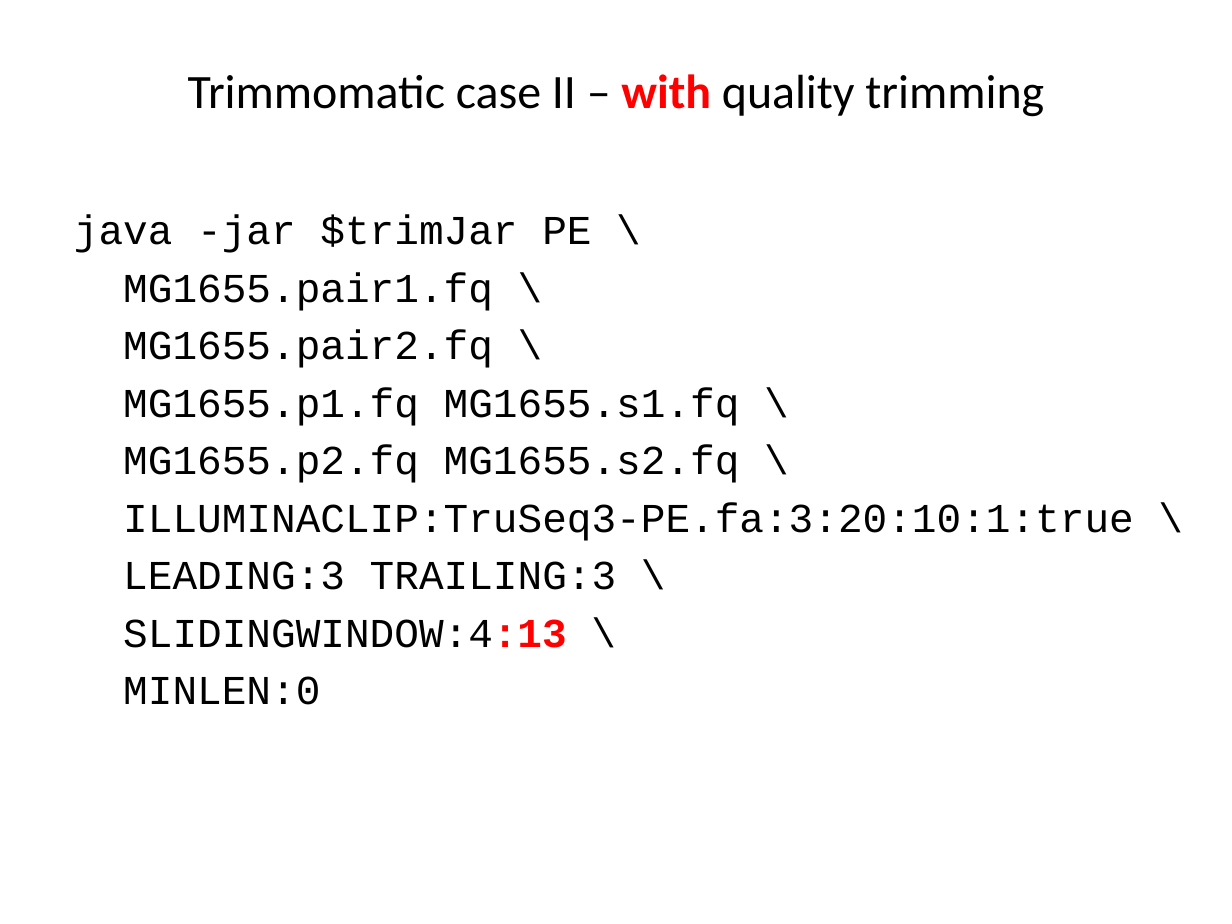
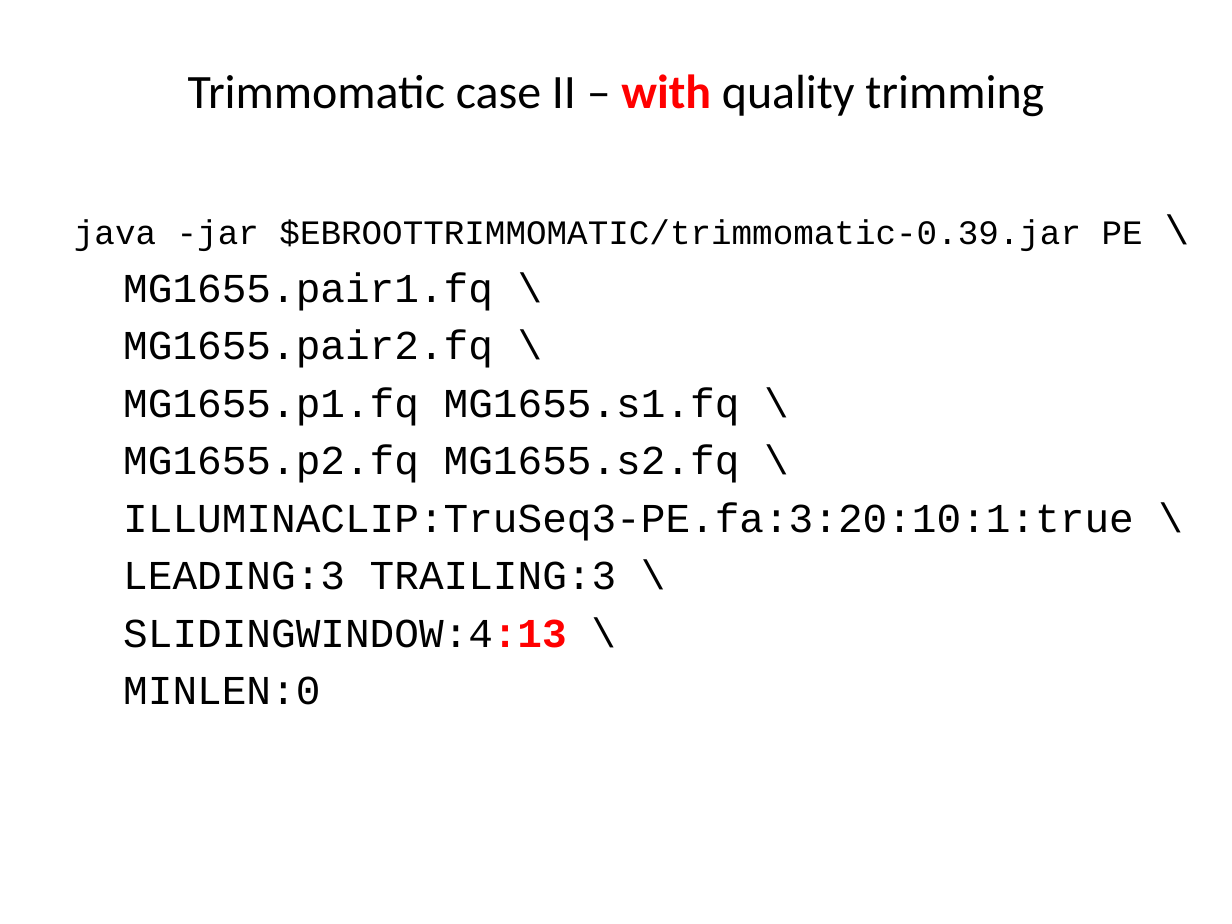
Before and after one commit to liu3zhenlab/teaching, a slide deck: slide 21 of PLPTH813Bioinformatis/2023/labs/lab04_NGS.pptx. Drawn at 1232x924 pixels with LibreOffice and Linux fonts; fonts in the diff are those of the drawing. Boxes give left, top, right and bottom in pixels: in the first picture for what was removed or moved away, otherwise in the second. Text is boxed around its words. In the diff, an @@ line names an element or a change of style, - is before the commit and + after.

```diff
--- a/PLPTH813Bioinformatis/2023/labs/lab04_NGS.pptx
+++ b/PLPTH813Bioinformatis/2023/labs/lab04_NGS.pptx
@@ text at (74,219,1143,251): text changed; size 24 to 20 pt @@
-java -jar $trimJar PE \
+java -jar $EBROOTTRIMMOMATIC/trimmomatic-0.39.jar PE \
```
Also in this commit, not shown: 1 other slide changed, 2 other files.
